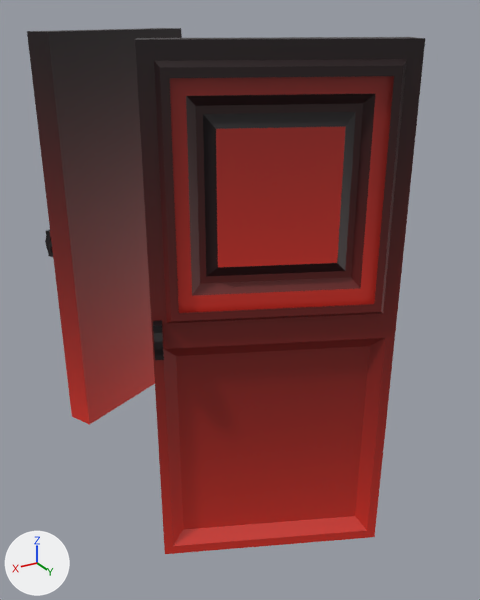
The FBX model Assets/Models/Environmental Art/3D_Models/Raven_Temple_Door.fbx, before and after one commit.
The view is the same before and after, from a 50 mm camera at (1.89, 3.09, 2.83) aimed at (0.22, 0.3, 1.43). Lighting does not change. The marker at lower left points along +X, +Y and +Z.
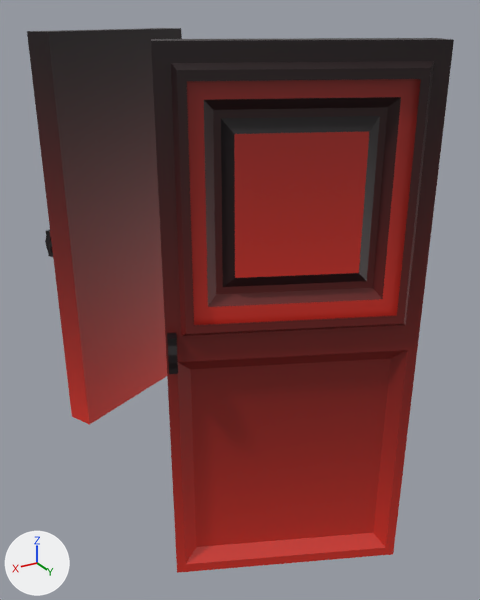
What the commit changed:
me_cube_006 has 336 vertices, 320 faces and spans x -49.8..11.5, y -68.2..59.9, z -14.6..14.7.
me_cube_006 is used by ob_cube_039; location (0.086, -0.037, 1.573); scale (-0.0172, -0.0179, -0.0802).
me_cube_006 part 1: the loose piece of 32 vertices spanning x -49.4..-45.6, y -48.0..-43.1, z -1.0..1.0 is moved by (0.0, -7.6, 0.0).
me_cube_006 part 2: the loose piece of 52 vertices spanning x -48.3..11.5, y -68.2..-35.3, z -14.6..14.7 is moved by (0.0, -7.6, 0.0).

Changed parts and their boxes (x1, y1, x2, y2) in the pictures (480 x 600 px; the box of a moved part takes in the faces that stretch with it):
'Cube.039', reshaped (7% wider)
    before: (27, 28, 425, 554)
    after: (27, 28, 454, 573)
part 1 of me_cube_006, moved or reshaped
    before: (153, 320, 164, 360)
    after: (167, 333, 178, 374)
part 2 of me_cube_006, moved or reshaped
    before: (135, 37, 425, 554)
    after: (151, 38, 454, 573)
